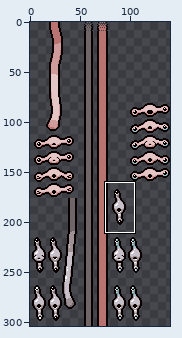
Two versions of one sprite sheet, resources/gfx/monsters/sillyandstring/silly_and_string.png. Above: a wide view before the commit, with the close-up outlined.
Close-up. As it was:
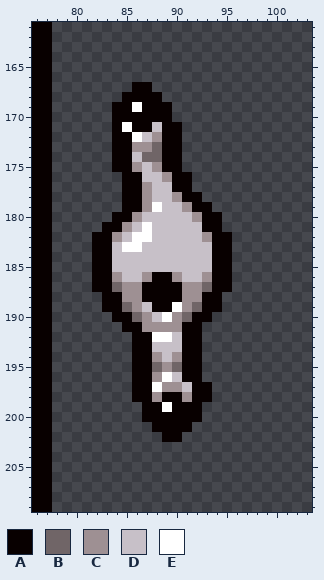
The file is 140x304 pixels. Shown: x 76..103, y 161..209.
Palette (. is transparent): A #080000  B #706567  C #9e9093  D #c7c0c8  E #ffffff
Pixels before, first column x 76:
161 AA..................
162 AA..................
163 AA..................
164 AA..................
165 AA..................
166 AA..................
167 AA........AA........
168 AA.......AAAA.......
169 AA......AAEAAA......
170 AA......AAAAAA......
171 AA......AEAADAA.....
172 AA......AAEDCAA.....
173 AA......AACCBAA.....
174 AA......AADBBAA.....
175 AA......AACDCAA.....
176 AA.......AADDCAA....
177 AA.......AACDDAA....
178 AA.......AACDDCAA...
179 AA.......AACEDDCAA..
180 AA......AACDDDDDCAA.
181 AA.....AACDEDDDDDAA.
182 AA....AACDEEDDDDDCAA
183 AA....AADEEDDDDDDDAA
184 AA....AADDDDDDDDDDAA
185 AA....AADDDDDDDDDDAA
186 AA....AACDDCAACDDCAA
187 AA....AABCCAAAACCBAA
188 AA.....AACCAAAACCAA.
189 AA.....AABCDAAECBAA.
190 AA......AABCDECBAA..
191 AA.......AACCCCAA...
192 AA........AAEEDAA...
193 AA........AADDDAA...
194 AA........AACDCAA...
195 AA........AABCBAA...
196 AA........AACEDAA...
197 AA........AAECCDAA..
198 AA........AACAACAA..
199 AA.........AAEAAA...
200 AA.........AAAAAA...
201 AA..........AAAA....
202 AA...........AA.....
203 AA..................
204 AA..................
205 AA..................
206 AA..................
207 AA..................
208 AA..................
209 AA..................
After the commit:
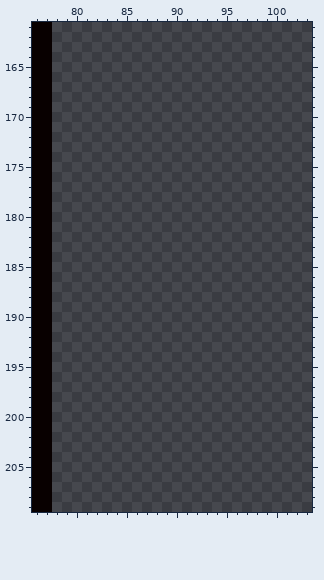
The edit:
The edit erases colour A in row 167 at x 86 to 87; in row 168 at x 85 to 88; in row 169 at x 84 to 85 and 87 to 89; in row 170 at x 84 to 89; in row 171 at x 84, 86 to 87 and 89 to 90; in rows 172 to 175 at x 84 to 85 and 89 to 90.
The edit erases colour A in rows 176 to 177 at x 85 to 86 and 90 to 91; in row 178 at x 85 to 86 and 91 to 92; in row 179 at x 85 to 86 and 92 to 93; in row 180 at x 84 to 85 and 93 to 94; in row 181 at x 83 to 84 and 93 to 94; in rows 182 to 185 at x 82 to 83 and 94 to 95.
The edit erases colour A in row 186 at x 82 to 83, 88 to 89 and 94 to 95; in row 187 at x 82 to 83, 87 to 90 and 94 to 95; in row 188 at x 83 to 84, 87 to 90 and 93 to 94; in row 189 at x 83 to 84, 88 to 89 and 93 to 94; in row 190 at x 84 to 85 and 92 to 93; in row 191 at x 85 to 86 and 91 to 92.
The edit erases colour A in rows 192 to 196 at x 86 to 87 and 91 to 92; in row 197 at x 86 to 87 and 92 to 93; in row 198 at x 86 to 87, 89 to 90 and 92 to 93; in row 199 at x 87 to 88 and 90 to 92; in row 200 at x 87 to 92; in row 201 at x 88 to 91.
The edit erases colour A in row 202 at x 89 to 90.
The edit erases colour B in row 173 at x 88; in row 174 at x 87 to 88; in row 187 at x 84 and 93; in row 189 at x 85 and 92; in row 190 at x 86 and 91; in row 195 at x 88 and 90.
The edit erases colour C in row 172 at x 88; in row 173 at x 86 to 87; in row 175 at x 86 and 88; in row 176 at x 89; in row 177 at x 87; in row 178 at x 87 and 90.
The edit erases colour C in row 179 at x 87 and 91; in row 180 at x 86 and 92; in row 181 at x 85; in row 182 at x 84 and 93; in row 186 at x 84, 87, 90 and 93; in rows 187 to 188 at x 85 to 86 and 91 to 92.
The edit erases colour C in row 189 at x 86 and 91; in row 190 at x 87 and 90; in row 191 at x 87 to 90; in row 194 at x 88 and 90; in row 195 at x 89; in row 196 at x 88.
The edit erases colour C in row 197 at x 89 to 90; in row 198 at x 88 and 91.
The edit erases colour D in row 171 at x 88; in row 172 at x 87; in row 174 at x 86; in row 175 at x 87; in row 176 at x 87 to 88; in rows 177 to 178 at x 88 to 89.
The edit erases colour D in row 179 at x 89 to 90; in row 180 at x 87 to 91; in row 181 at x 86 and 88 to 92; in row 182 at x 85 and 88 to 92; in row 183 at x 84 and 87 to 93; in rows 184 to 185 at x 84 to 93.
The edit erases colour D in row 186 at x 85 to 86 and 91 to 92; in row 189 at x 87; in row 190 at x 88; in row 192 at x 90; in row 193 at x 88 to 90; in row 194 at x 89.
The edit erases colour D in row 196 at x 90; in row 197 at x 91.
The edit erases colour E in row 169 at x 86; in row 171 at x 85; in row 172 at x 86; in row 179 at x 88; in row 181 at x 87; in row 182 at x 86 to 87.
The edit erases colour E in row 183 at x 85 to 86; in row 189 at x 90; in row 190 at x 89; in row 192 at x 88 to 89; in row 196 at x 89; in row 197 at x 88.
The edit erases colour E in row 199 at x 89.
